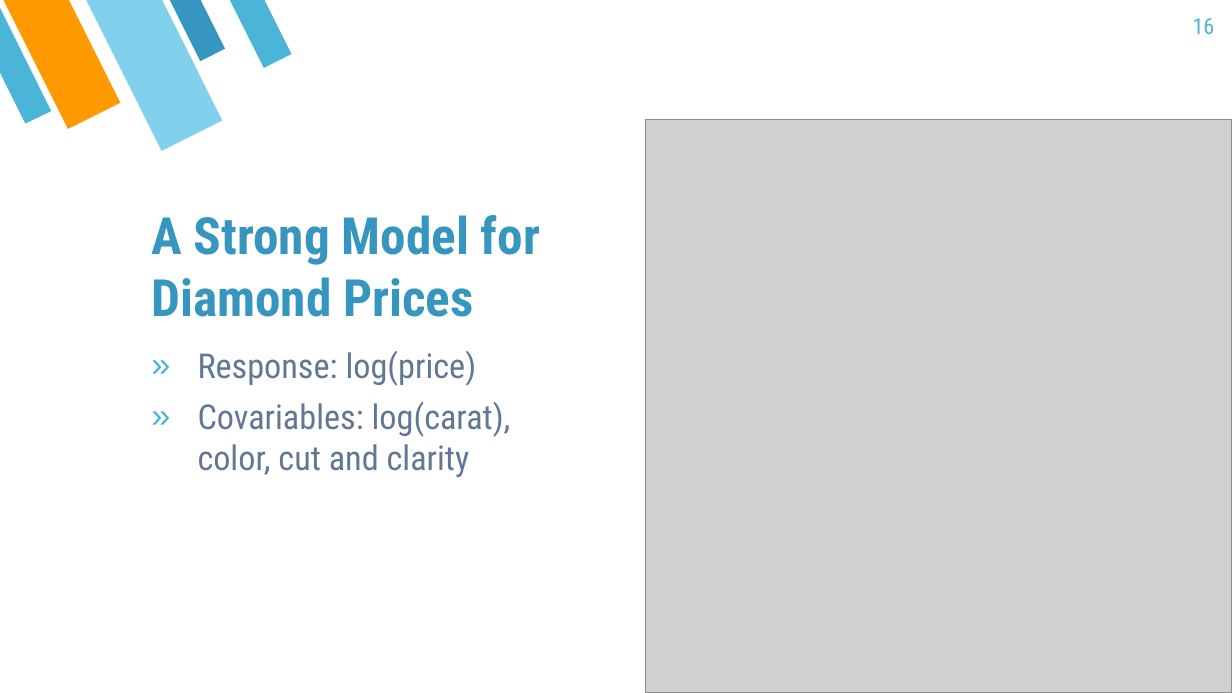
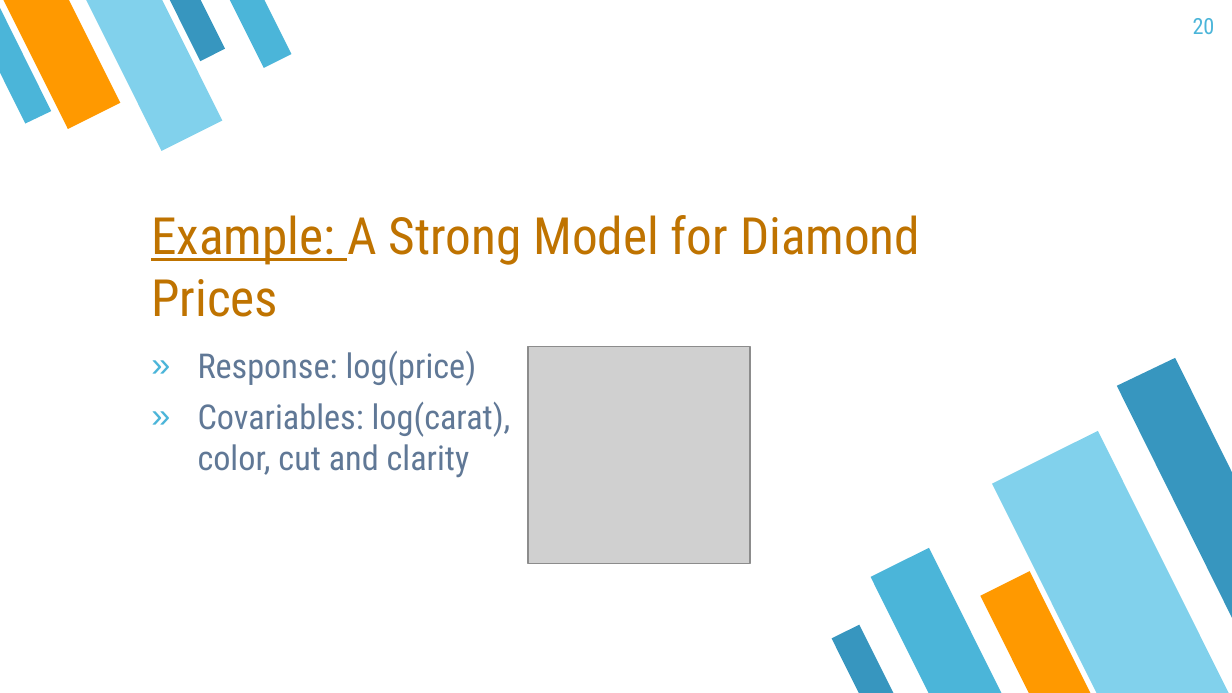
Before and after one commit to mayer79/ml_lecture, a slide deck: slide 20 of slides/DRAFT.pptx (slide 16 before the commit). Drawn at 1232x693 pixels with LibreOffice and Linux fonts; fonts in the diff are those of the drawing; grey boxes stand for pictures. Boxes give left, top, right and bottom in pixels: in the first picture for what was removed or moved away, otherwise in the second. Text is boxed around its words. In the diff, an @@ line names an element or a change of style, - is before the commit and + after.

```diff
--- a/slides/DRAFT.pptx
+++ b/slides/DRAFT.pptx
@@ page number at (x1=1193, y1=18, x2=1215, y2=34): text changed @@
-16
+20
@@ title at (x1=151, y1=215, x2=920, y2=317): text changed; text colour #3796BF to #BF7300; bold off @@
-A Strong Model for Diamond Prices
+Example: A Strong Model for Diamond Prices
@@ picture resized from (x1=646, y1=120, x2=1232, y2=692) to (x1=529, y1=346, x2=750, y2=563) @@
```
Also in this commit, not shown: 24 other slides changed, 4 slides added, 2 other files.
